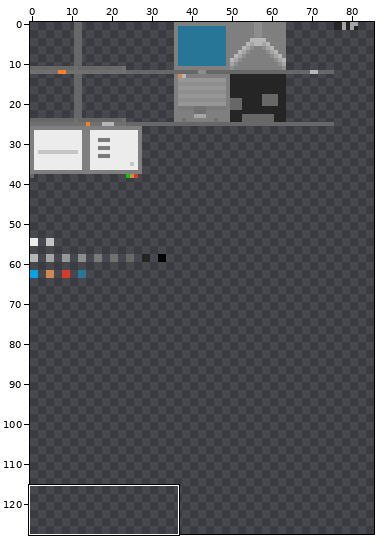
Two states of a sprite sheet, assets/atomtech/textures/models/laptop.png. The picture above shows the old version from afar; the outline marks the close-up.
Close-up. Before:
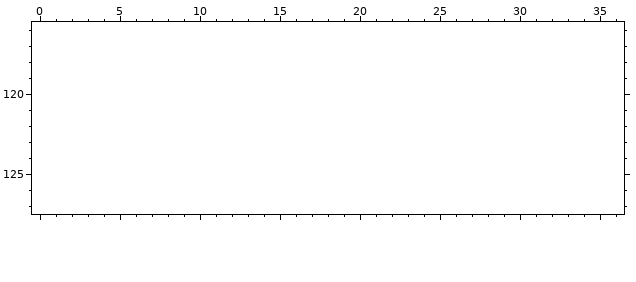
The file is 128x64 pixels. Shown: x 0..36, y 116..127. The old version is drawn lined up with the new one, on the new canvas. The wide view leaves out empty margins. The commit also changed other parts of the picture, which this record leaves out.
After:
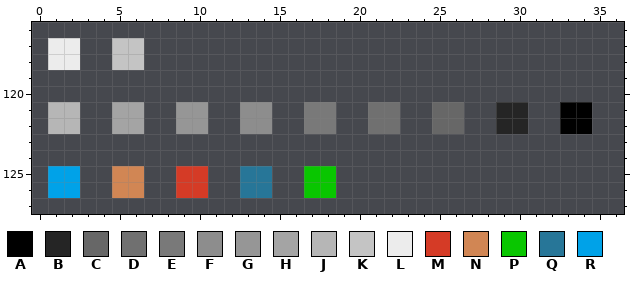
Palette (. is transparent): A #000000  B #252525  C #676767  D #707070  E #797979  F #8d8d8d  G #969696  H #a4a4a4  J #b6b6b6  K #c4c4c4  L #ececec  M #d53b26  N #d18654  P #09c600  Q #277698  R #00a2e8
Edits made:
canvas 128x64 -> 128x128
Colour A now appears in rows 121 to 122 at x 33 to 34.
Colour B now appears in rows 121 to 122 at x 29 to 30.
Colour C now appears in rows 121 to 122 at x 25 to 26.
Colour D now appears in rows 121 to 122 at x 21 to 22.
Colour E now appears in rows 121 to 122 at x 17 to 18.
Colour F now appears in rows 121 to 122 at x 13 to 14.
Colour G now appears in rows 121 to 122 at x 9 to 10.
Colour H now appears in rows 121 to 122 at x 5 to 6.
Colour J now appears in rows 121 to 122 at x 1 to 2.
Colour K now appears in rows 117 to 118 at x 5 to 6.
Colour L now appears in rows 117 to 118 at x 1 to 2.
Colour M now appears in rows 125 to 126 at x 9 to 10.
Colour N now appears in rows 125 to 126 at x 5 to 6.
Colour P now appears in rows 125 to 126 at x 17 to 18.
Colour Q now appears in rows 125 to 126 at x 13 to 14.
Colour R now appears in rows 125 to 126 at x 1 to 2.
Pixel boxes of the changes (left, top, right, bottom) in both close-ups:
added: (48, 38, 592, 198)
